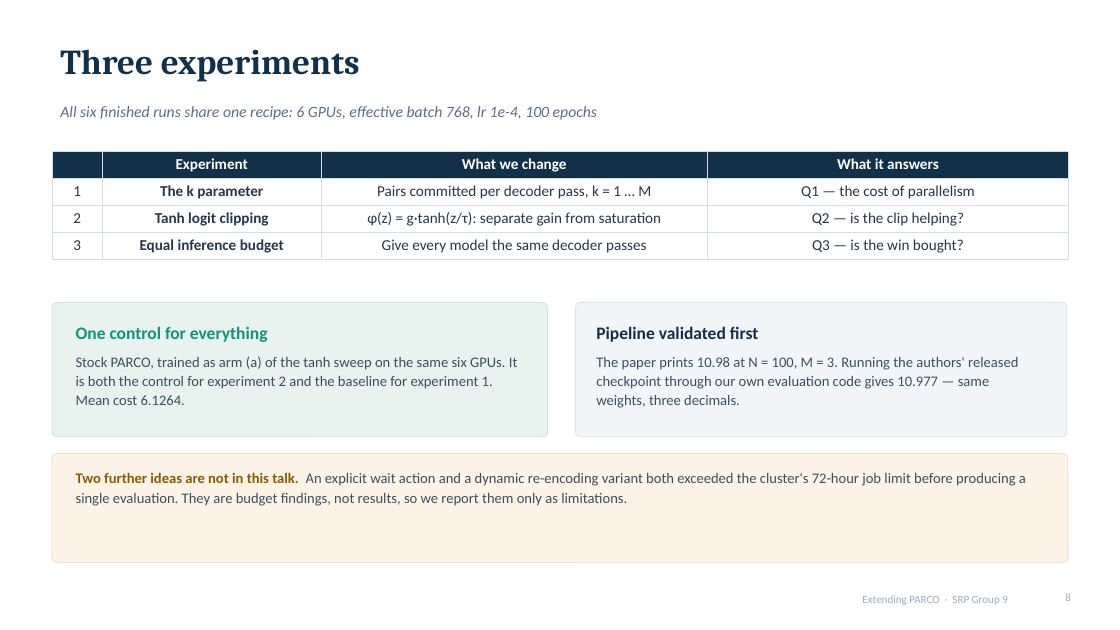
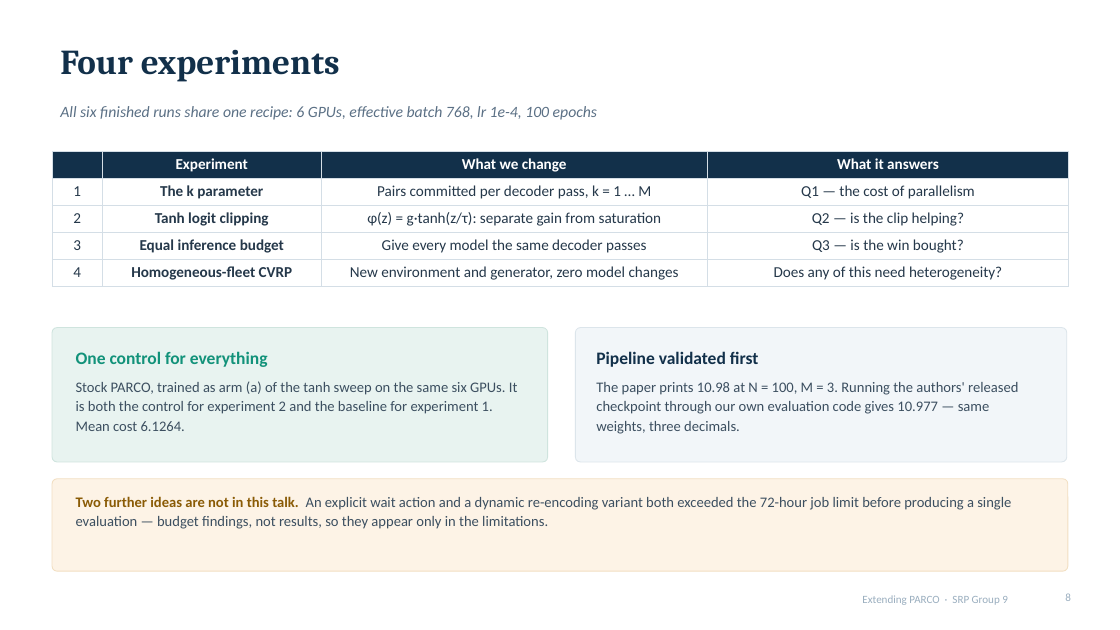
Before and after one commit to Akshai-Athota/parco, a slide deck: slide 8 of deck/PARCO_SRP_Deck_v2.pptx. Drawn at 1120x630 pixels with LibreOffice and Linux fonts; fonts in the diff are those of the drawing. Boxes give left, top, right and bottom in pixels: in the first picture for what was removed or moved away, otherwise in the second. Text is boxed around its words. In the diff, an @@ line names an element or a change of style, - is before the commit and + after.

```diff
--- a/deck/PARCO_SRP_Deck_v2.pptx
+++ b/deck/PARCO_SRP_Deck_v2.pptx
@@ title at (60,49,340,82): text changed @@
-Three experiments
+Four experiments
@@ table at (52,151,1069,284) @@
+row 5: 4 | Homogeneous-fleet CVRP | New environment and generator, zero model changes | Does any of this need heterogeneity?
@@ 4 texts, 2 rounded rectangles: place and size @@
-4 texts, 2 rounded rectangles at (52,302,1067,437)
+4 texts, 2 rounded rectangles at (52,328,1067,462)
@@ rounded rectangle: place and size @@
-rounded rectangle at (52,454,1068,563)
+rounded rectangle at (52,479,1068,571)
@@ rounded rectangle at (52,479,1068,571): proportions changed @@
@@ text at (76,496,1011,529): text changed @@
-Two further ideas are not in this talk. An explicit wait action and a dynamic re-encoding variant both exceeded the cluster's 72-hour job limit before producing a single evaluation. They are budget findings, not results, so we report them only as limitations.
+Two further ideas are not in this talk. An explicit wait action and a dynamic re-encoding variant both exceeded the 72-hour job limit before producing a single evaluation — budget findings, not results, so they appear only in the limitations.
```
Also in this commit, not shown: 1 other slide changed, 2 slides added, 1 other file.
